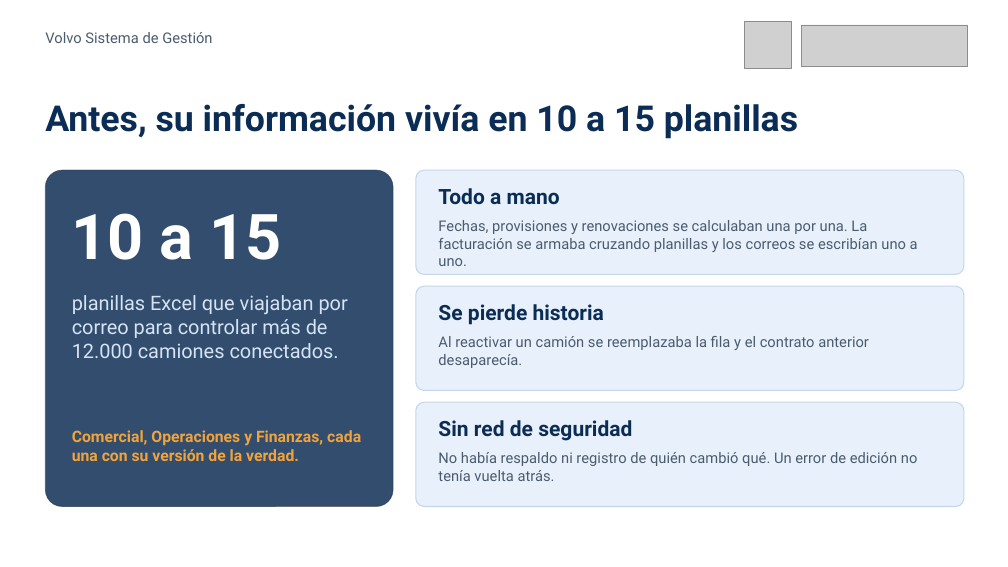
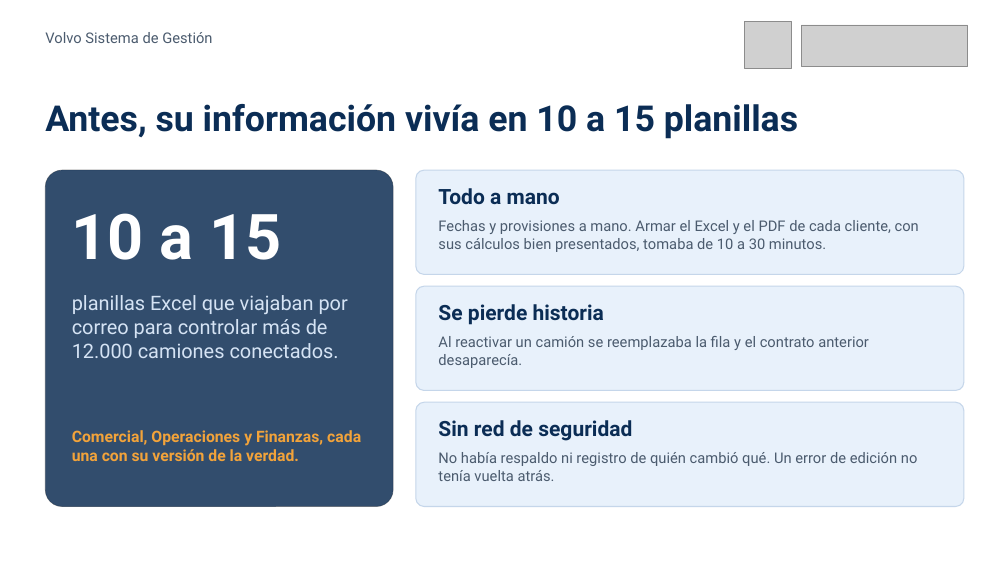
Before and after one commit to felipeMon20/PTY4614-302-EQUIPO-2, a slide deck: slide 2 of Fase 3/Evidencias Grupales/Presentacion Final - Volvo Sistema de Gestion.pptx. Drawn at 1008x567 pixels with LibreOffice and Linux fonts; fonts in the diff are those of the drawing; grey boxes stand for pictures. Boxes give left, top, right and bottom in pixels: in the first picture for what was removed or moved away, otherwise in the second. Text is boxed around its words. In the diff, an @@ line names an element or a change of style, - is before the commit and + after.

```diff
--- a/Fase 3/Evidencias Grupales/Presentacion Final - Volvo Sistema de Gestion.pptx
+++ b/Fase 3/Evidencias Grupales/Presentacion Final - Volvo Sistema de Gestion.pptx
@@ text at (438,220,919,252): text changed @@
-Fechas, provisiones y renovaciones se calculaban una por una. La facturación se armaba cruzando planillas y los correos se escribían uno a uno.
+Fechas y provisiones a mano. Armar el Excel y el PDF de cada cliente, con sus cálculos bien presentados, tomaba de 10 a 30 minutos.
```
